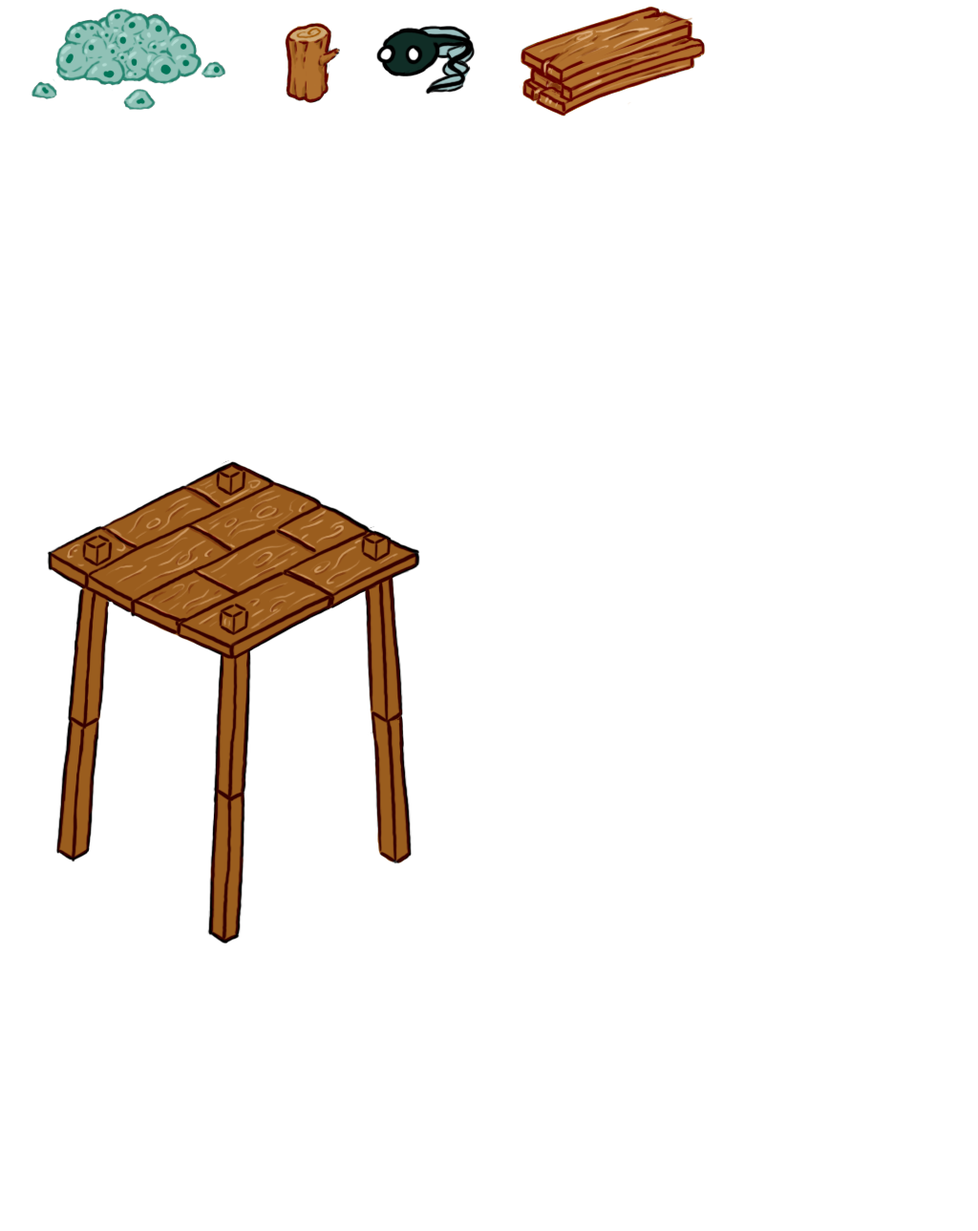
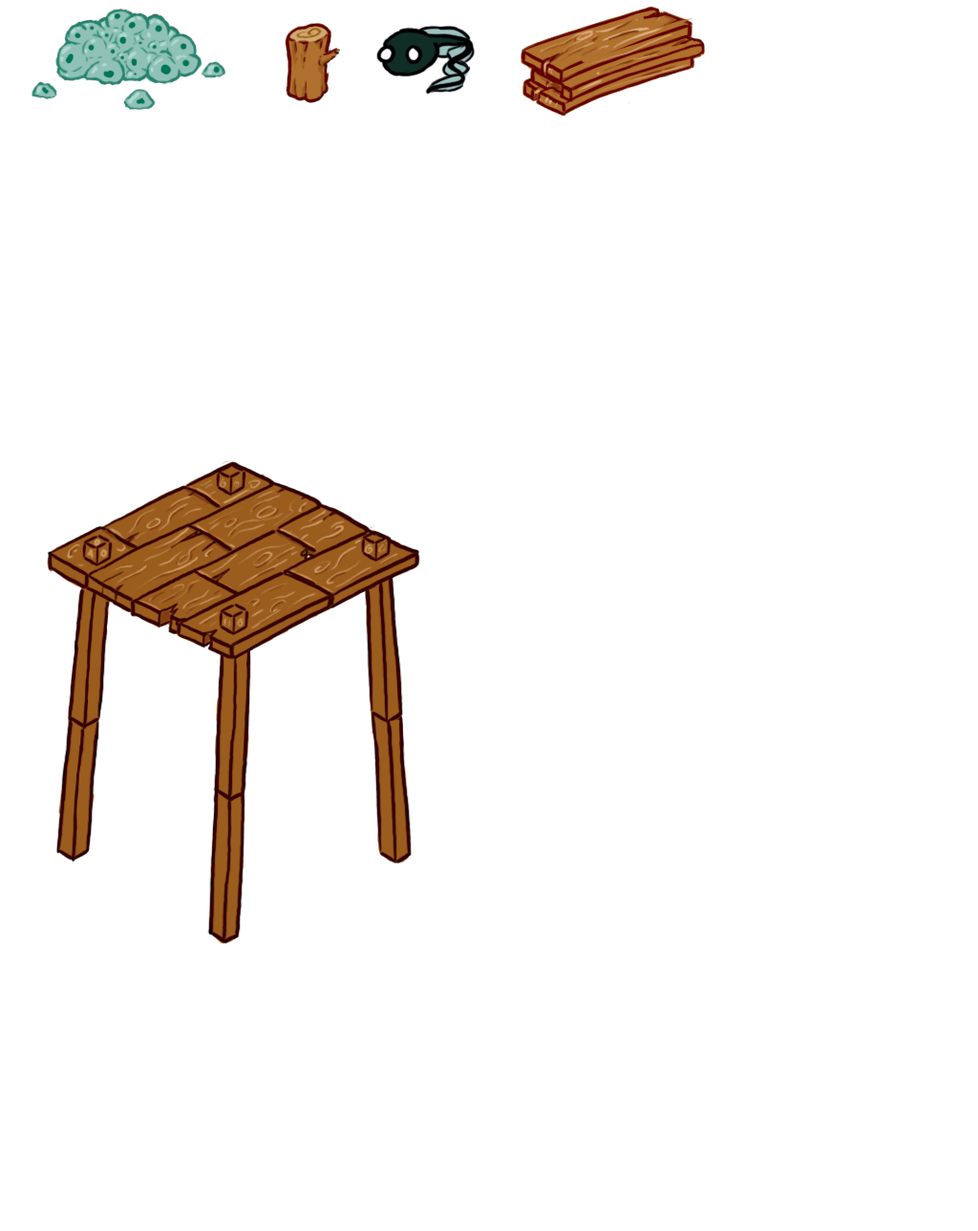
Layered file, before and after one edit (978x1231). Changes by layer:
painted on "tour - line" over (100, 486, 339, 651)
painted on "higlight" over (85, 475, 387, 628)
painted on "tour - fill" over (46, 461, 420, 945)
